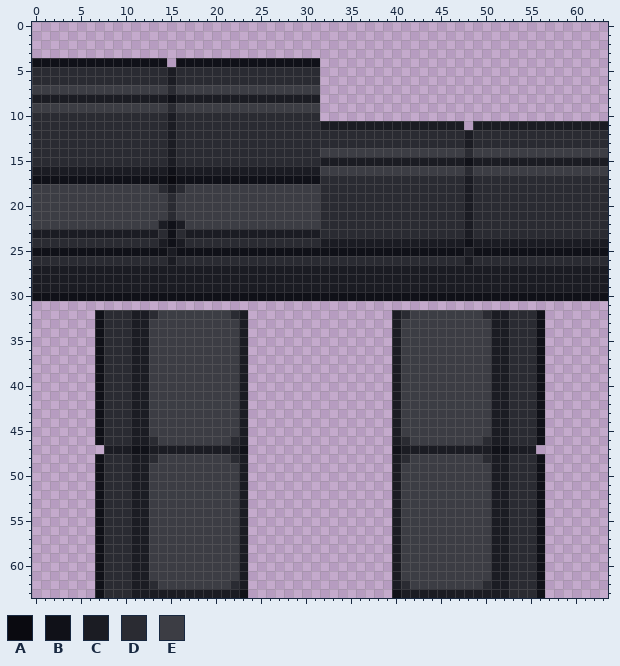
A pixel-art sprite gets an edit: Resources/Textures/_Wega/Structures/Furniture/Benches/sofa_corp.rsi/middle.png. This is how it looked before the edit.
The file is 64x64 pixels.
Palette (. is transparent): A #0a0a10  B #101118  C #1b1c23  D #2a2b32  E #3c3d44
Pixels before, first column x 0:
 4 BBBBBBBBBBBBBBB.BBBBBBBBBBBBBBBB................................
 5 DDDDDDDDDDDDDDDCDDDDDDDDDDDDDDDD................................
 6 DDDDDDDDDDDDDDDCDDDDDDDDDDDDDDDD................................
 7 EEEEEEEEEEEEEEEDEEEEEEEEEEEEEEEE................................
 8 CCCCCCCCCCCCCCCBCCCCCCCCCCCCCCCC................................
 9 EEEEEEEEEEEEEEEDEEEEEEEEEEEEEEEE................................
10 DDDDDDDDDDDDDDDCDDDDDDDDDDDDDDDD................................
11 DDDDDDDDDDDDDDDCDDDDDDDDDDDDDDDDCCCCCCCCCCCCCCCC.CCCCCCCCCCCCCCC
12 DDDDDDDDDDDDDDDCDDDDDDDDDDDDDDDDDDDDDDDDDDDDDDDDCDDDDDDDDDDDDDDD
13 DDDDDDDDDDDDDDDCDDDDDDDDDDDDDDDDDDDDDDDDDDDDDDDDCDDDDDDDDDDDDDDD
14 DDDDDDDDDDDDDDDCDDDDDDDDDDDDDDDDEEEEEEEEEEEEEEEEDEEEEEEEEEEEEEEE
15 DDDDDDDDDDDDDDDCDDDDDDDDDDDDDDDDCCCCCCCCCCCCCCCCBCCCCCCCCCCCCCCC
16 CCCCCCCCCCCCCCCBCCCCCCCCCCCCCCCCEEEEEEEEEEEEEEEEDEEEEEEEEEEEEEEE
17 BBBBBBBBBBBBBBBABBBBBBBBBBBBBBBBDDDDDDDDDDDDDDDDCDDDDDDDDDDDDDDD
18 EEEEEEEEEEEEEEDCDEEEEEEEEEEEEEEEDDDDDDDDDDDDDDDDCDDDDDDDDDDDDDDD
19 EEEEEEEEEEEEEEEDEEEEEEEEEEEEEEEEDDDDDDDDDDDDDDDDCDDDDDDDDDDDDDDD
20 EEEEEEEEEEEEEEEDEEEEEEEEEEEEEEEEDDDDDDDDDDDDDDDDCDDDDDDDDDDDDDDD
21 EEEEEEEEEEEEEEEDEEEEEEEEEEEEEEEEDDDDDDDDDDDDDDDDCDDDDDDDDDDDDDDD
22 EEEEEEEEEEEEEECBCEEEEEEEEEEEEEEEDDDDDDDDDDDDDDDDCDDDDDDDDDDDDDDD
23 CCCCCCCCCCCCCCDBDCCCCCCCCCCCCCCCDDDDDDDDDDDDDDDDCDDDDDDDDDDDDDDD
24 DDDDDDDDDDDDDDCBCDDDDDDDDDDDDDDDCCCCCCCCCCCCCCCCBCCCCCCCCCCCCCCC
25 BBBBBBBBBBBBBBBCBBBBBBBBBBBBBBBBBBBBBBBBBBBBBBBBCBBBBBBBBBBBBBBB
26 DDDDDDDDDDDDDDDCDDDDDDDDDDDDDDDDDDDDDDDDDDDDDDDDCDDDDDDDDDDDDDDD
27 CCCCCCCCCCCCCCCCCCCCCCCCCCCCCCCCCCCCCCCCCCCCCCCCCCCCCCCCCCCCCCCC
28 CCCCCCCCCCCCCCCCCCCCCCCCCCCCCCCCCCCCCCCCCCCCCCCCCCCCCCCCCCCCCCCC
29 CCCCCCCCCCCCCCCCCCCCCCCCCCCCCCCCCCCCCCCCCCCCCCCCCCCCCCCCCCCCCCCC
30 BBBBBBBBBBBBBBBBBBBBBBBBBBBBBBBBBBBBBBBBBBBBBBBBBBBBBBBBBBBBBBBB
31 ................................................................
32 .......BDDDCCDEEEEEEEEDC................CDEEEEEEEEDCCDDDB.......
33 .......BDDDCCEEEEEEEEEEC................CEEEEEEEEEECCDDDB.......
34 .......BDDDCCEEEEEEEEEEC................CEEEEEEEEEECCDDDB.......
35 .......BDDDCCEEEEEEEEEEC................CEEEEEEEEEECCDDDB.......
36 .......BDDDCCEEEEEEEEEEC................CEEEEEEEEEECCDDDB.......
37 .......BDDDCCEEEEEEEEEEC................CEEEEEEEEEECCDDDB.......
38 .......BDDDCCEEEEEEEEEEC................CEEEEEEEEEECCDDDB.......
39 .......BDDDCCEEEEEEEEEEC................CEEEEEEEEEECCDDDB.......
40 .......BDDDCCEEEEEEEEEEC................CEEEEEEEEEECCDDDB.......
41 .......BDDDCCEEEEEEEEEEC................CEEEEEEEEEECCDDDB.......
42 .......BDDDCCEEEEEEEEEEC................CEEEEEEEEEECCDDDB.......
43 .......BDDDCCEEEEEEEEEEC................CEEEEEEEEEECCDDDB.......
44 .......BDDDCCEEEEEEEEEEC................CEEEEEEEEEECCDDDB.......
45 .......BDDDCCEEEEEEEEEEC................CEEEEEEEEEECCDDDB.......
46 .......BDDDCCDEEEEEEEEDC................CDEEEEEEEEDCCDDDB.......
47 ........CCCBBCCCCCCCCCCB................BCCCCCCCCCCBBCCC........
48 .......BDDDCCDEEEEEEEEDC................CDEEEEEEEEDCCDDDB.......
49 .......BDDDCCEEEEEEEEEEC................CEEEEEEEEEECCDDDB.......
50 .......BDDDCCEEEEEEEEEEC................CEEEEEEEEEECCDDDB.......
51 .......BDDDCCEEEEEEEEEEC................CEEEEEEEEEECCDDDB.......
52 .......BDDDCCEEEEEEEEEEC................CEEEEEEEEEECCDDDB.......
53 .......BDDDCCEEEEEEEEEEC................CEEEEEEEEEECCDDDB.......
54 .......BDDDCCEEEEEEEEEEC................CEEEEEEEEEECCDDDB.......
55 .......BDDDCCEEEEEEEEEEC................CEEEEEEEEEECCDDDB.......
56 .......BDDDCCEEEEEEEEEEC................CEEEEEEEEEECCDDDB.......
57 .......BDDDCCEEEEEEEEEEC................CEEEEEEEEEECCDDDB.......
58 .......BDDDCCEEEEEEEEEEC................CEEEEEEEEEECCDDDB.......
59 .......BDDDCCEEEEEEEEEEC................CEEEEEEEEEECCDDDB.......
60 .......BDDDCCEEEEEEEEEEC................CEEEEEEEEEECCDDDB.......
61 .......BDDDCCEEEEEEEEEEC................CEEEEEEEEEECCDDDB.......
62 .......BDDDCCDEEEEEEEEDC................CDEEEEEEEEDCCDDDB.......
63 .......BDDDCCCCCCCCCCCCB................BCCCCCCCCCCCCDDDB.......
After the commit:
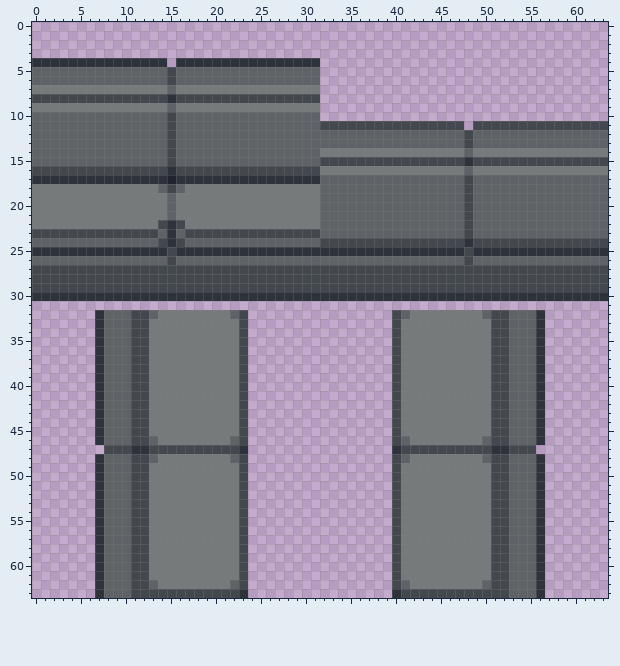
Edits made:
colour A: #0a0a10 -> #21242e
colour B: #101118 -> #2e323b
colour C: #1b1c23 -> #43474e
colour D: #2a2b32 -> #5f6267
colour E: #3c3d44 -> #777a7b
Boxes around the changes in both pictures, in picture pixels (x1, y1, x2, y2):
changed: (32, 58, 608, 598)
